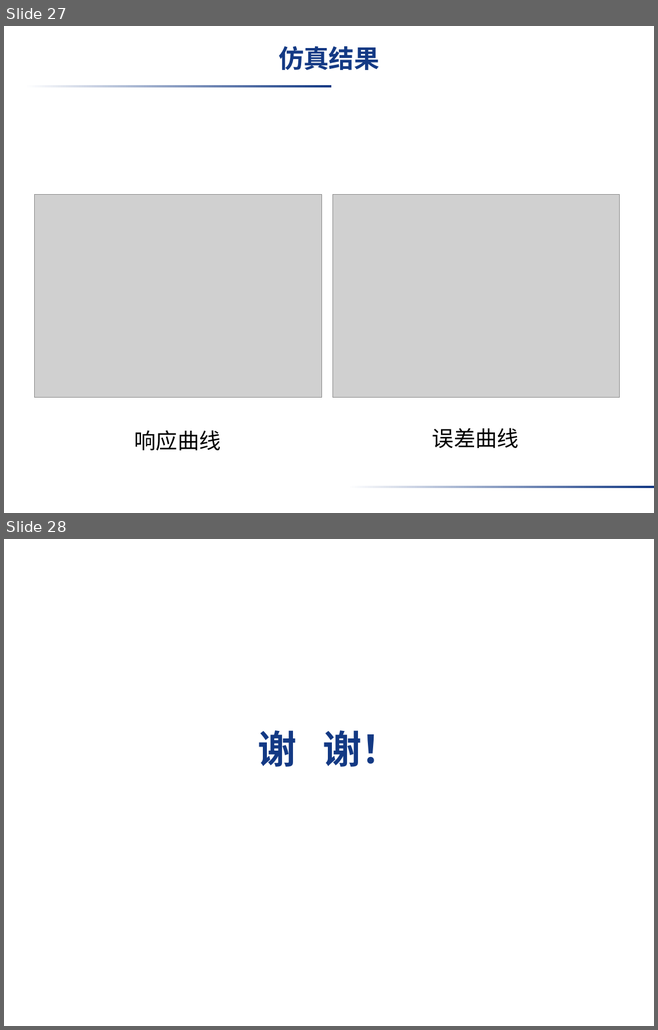
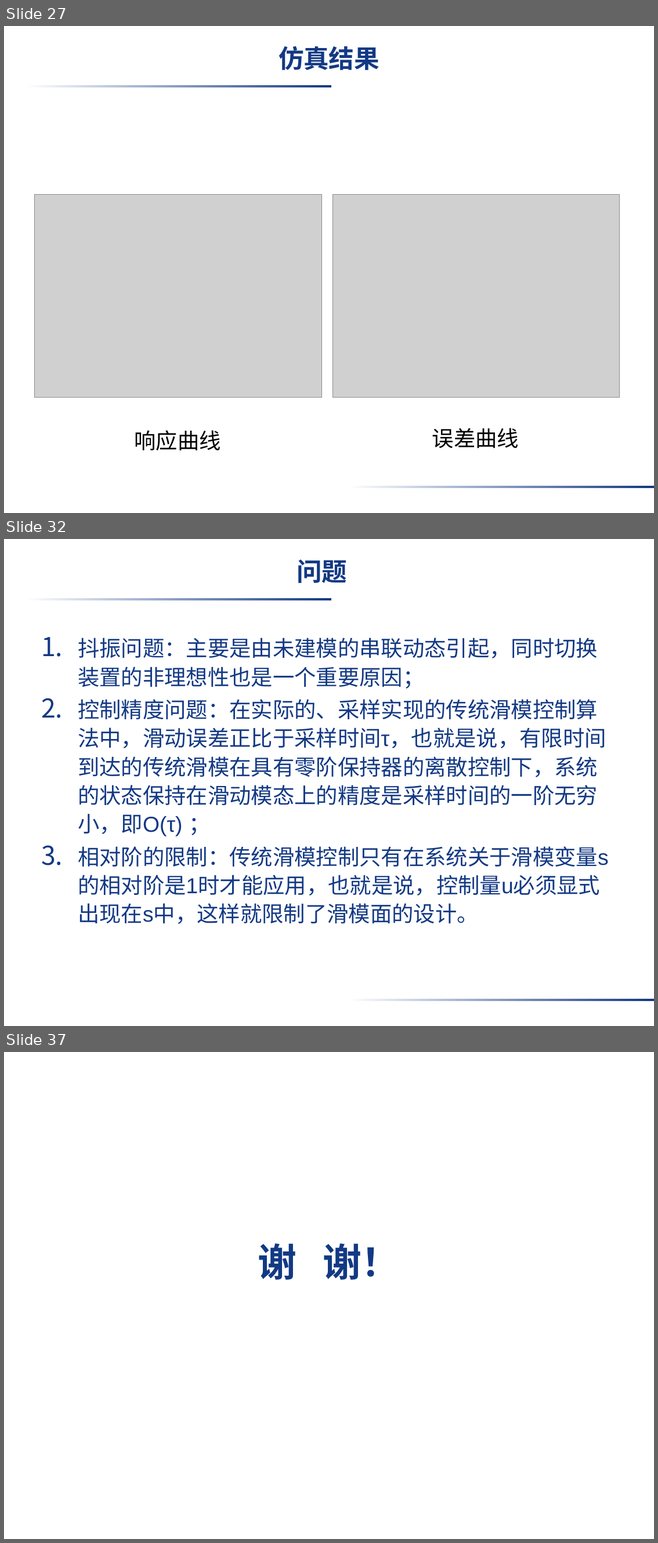
Before and after one commit to liujimu/fuzzy_control_homework, a slide deck: 第一次作业_刘继沐.pptx. Shown one above the other, each under a label of ours: slides 27 and 28 before the commit, slides 27, 32 and 37 after it; the slides between them are not shown. The pictures are 658x1030 and 658x1543 pixels, drawn with LibreOffice and Linux fonts; fonts in the diff are those of the drawing; grey boxes stand for pictures; background and template pictures are left out. Boxes give left, top, right and bottom in pixels: in the first picture for what was removed or moved away, otherwise in the second. Text is boxed around its words. In the diff, an @@ line names an element or a change of style, - is before the commit and + after.

```diff
--- a/第一次作业_刘继沐.pptx
+++ b/第一次作业_刘继沐.pptx
@@ slide 32 added at <box>4,539,654,1026</box>, background picture (left out); not listed: 2 template elements that a slide beside it also shows @@
@@ title added at <box>296,559,347,583</box>, 28 pt, text #133984, bold @@
+问题
@@ text added at <box>78,638,608,924</box>, 24 pt, text #133984 @@
+1. 抖振问题：主要是由未建模的串联动态引起，同时切换装置的非理想性也是一个重要原因；
+2. 控制精度问题：在实际的、采样实现的传统滑模控制算法中，滑动误差正比于采样时间τ，也就是说，有限时间到达的传统滑模在具有零阶保持器的离散控制下，系统的状态保持在滑动模态上的精度是采样时间的一阶无穷小，即O(τ) ；
+3. 相对阶的限制：传统滑模控制只有在系统关于滑模变量s的相对阶是1时才能应用，也就是说，控制量u必须显式出现在s中，这样就限制了滑模面的设计。
@@ what was slide 28 is now slide 37 @@
```
Also in this commit, not shown: 8 other slides added, 1 other file.
